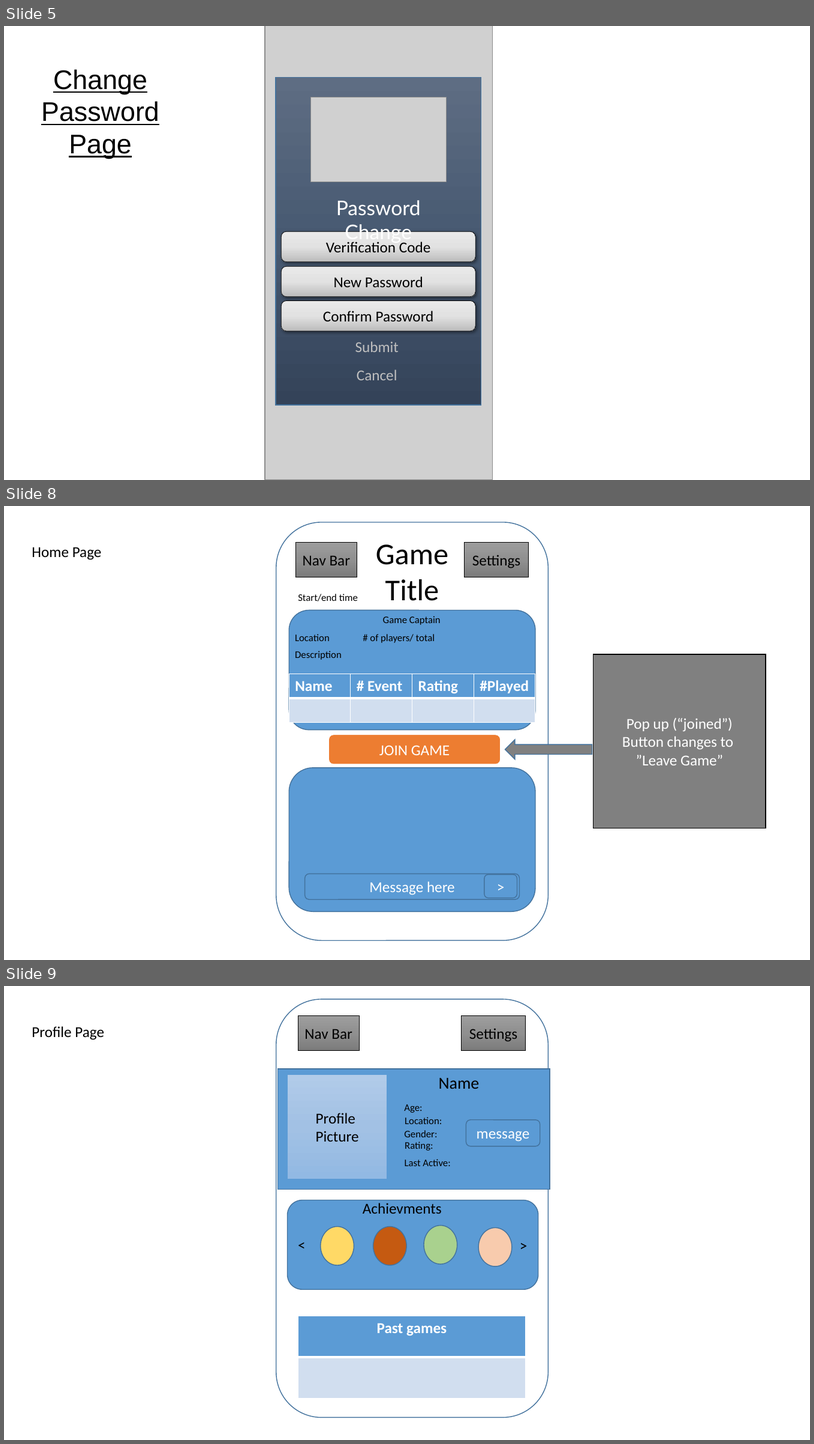
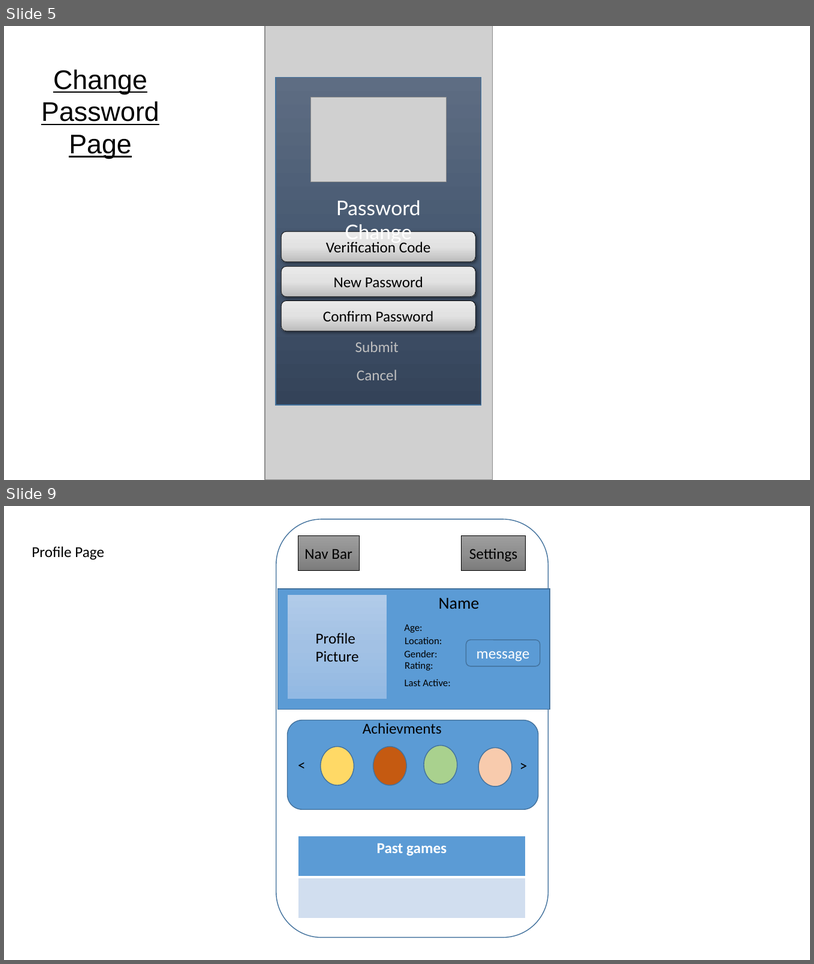
Before and after one commit to gfoudree/whosplayin, a slide deck: Storyboard Design.pptx. Shown one above the other, each under a label of ours: slides 5, 8 and 9 before the commit, slides 5 and 9 after it; the slides between them are not shown. The pictures are 814x1444 and 814x964 pixels, drawn with LibreOffice and Linux fonts; fonts in the diff are those of the drawing; grey boxes stand for pictures. Boxes give left, top, right and bottom in pixels: in the first picture for what was removed or moved away, otherwise in the second. Text is boxed around its words. In the diff, an @@ line names an element or a change of style, - is before the commit and + after.

```diff
--- a/Storyboard Design.pptx
+++ b/Storyboard Design.pptx
@@ slide 8 removed at bbox=[4, 506, 810, 960], background #FFFFFF @@
@@ rounded rectangle removed at bbox=[276, 522, 548, 940] @@
@@ text removed at bbox=[32, 547, 102, 560] @@
-Home Page
@@ rectangle removed at bbox=[296, 542, 357, 577] @@
-Nav Bar
@@ text removed at bbox=[376, 544, 449, 601] @@
-Game
-Title
@@ rectangle removed at bbox=[464, 542, 529, 577] @@
-Settings
@@ text removed at bbox=[298, 594, 358, 601] @@
-Start/end time
@@ rounded rectangle removed at bbox=[289, 610, 536, 730] @@
@@ text removed at bbox=[383, 616, 441, 625] @@
-Game Captain
@@ text removed at bbox=[295, 634, 330, 641] @@
-Location
@@ text removed at bbox=[370, 634, 435, 643] @@
-# of players/ total
@@ text removed at bbox=[295, 651, 342, 660] @@
-Description
@@ rectangle removed at bbox=[594, 654, 766, 828] @@
-Pop up (“joined”)
-Button changes to
-”Leave Game”
@@ table removed at bbox=[289, 673, 536, 722], 2 rows, 4 columns @@
-Name | # Event | Rating | #Played
- |  |  | 
@@ rounded rectangle removed at bbox=[329, 734, 501, 765] @@
-JOIN GAME
@@ left arrow removed at bbox=[506, 739, 593, 759] @@
@@ rounded rectangle removed at bbox=[289, 768, 536, 912] @@
@@ rounded rectangle removed at bbox=[305, 874, 520, 899] @@
-Message here
@@ rounded rectangle removed at bbox=[485, 874, 518, 898] @@
->
```
Also in this commit, not shown: 3 slides added, 2 other slides removed, 1 other file.
